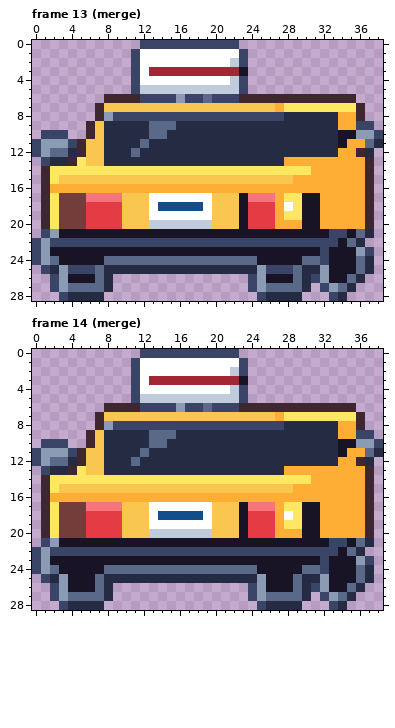
Pixel-art file -- art/depths/taxi@69.aseprite. This is how it looked before the edit.
39x29 pixels, 14 frames. Shown: frame 13 (merge), frame 14 (merge). The commit also changed other frames, which this record leaves out.
And afterwards:
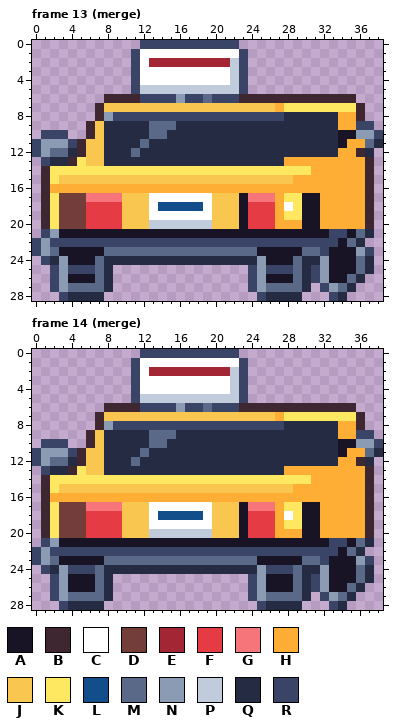
Palette (. is transparent): A #181425  B #3e2731  C #ffffff  D #733e39  E #a22633  F #e43b44  G #f6757a  H #feae34  J #f9c74f  K #fee761  L #124e89  M #5a6988  N #8b9bb4  P #c0cbdc  Q #262b44  R #3a4466
Difference:
--- frame 13 (merge)
@@ x 11..25 @@
  1 RCCCCCCCCCCCR..
- 2 RCCCCCCCCCCPR..
- 3 RCEEEEEEEEEEA..
+ 2 RCEEEEEEEEEPR..
+ 3 RCCCCCCCCCCPR..
  4 RCCCCCCCCCCPR..
@@ x 0..38 @@
 22 RNRRRRRRRRRRRRRRRRRRRRRRRRRRRRRRRRAMQ..
-23 RNAAAAAAAAAAAAAAAAAAAAAAAAAAAAAARAAANR.
-24 RNMAAAAAMMMMMMMMMMMMMMMMMAAAAAMMRAAAMQ.
-25 .RQNRRRMQQQQQQQQQQQQQQQQQNRRRMQQNAAAMQ.
+23 RNMAAAAAMMMMMMMMMMMMMMMMMAAAAAMMRAAANR.
+24 .RQNAAAMQQQQQQQQQQQQQQQQQNAAAMQQNAAAMQ.
+25 ..RNRRRMQ...............RNRRRMQRNAAAMQ.
 26 ..RNAAAMQ...............RNAAAMQRNAAMQ..
--- frame 14 (merge)
@@ x 11..25 @@
  1 RCCCCCCCCCCCR..
- 2 RCCCCCCCCCCPR..
- 3 RCEEEEEEEEEEA..
+ 2 RCEEEEEEEEEPR..
+ 3 RCCCCCCCCCCPR..
  4 RCCCCCCCCCCPR..
@@ x 0..38 @@
 22 RNRRRRRRRRRRRRRRRRRRRRRRRRRRRRRRRRAMQ..
-23 RNAAAAAAAAAAAAAAAAAAAAAAAAAAAAAARAAANR.
-24 RNMAAAAAMMMMMMMMMMMMMMMMMAAAAAMMRAAAMQ.
-25 .RQNAAAMQQQQQQQQQQQQQQQQQNAAAMQQNAAAMQ.
+23 RNMAAAAAMMMMMMMMMMMMMMMMMAAAAAMMRAAANR.
+24 .RQNRRRMQQQQQQQQQQQQQQQQQNRRRMQQNAAAMQ.
+25 ..RNAAAMQ...............RNAAAMQRNAAAMQ.
 26 ..RNAAAMQ...............RNAAAMQRNAAMQ..
Pixel boxes of the changes (left, top, right, bottom) in both pictures:
changed: (149, 58, 248, 76)
changed: (32, 247, 329, 274)
changed: (149, 367, 248, 385)
changed: (32, 556, 329, 583)
